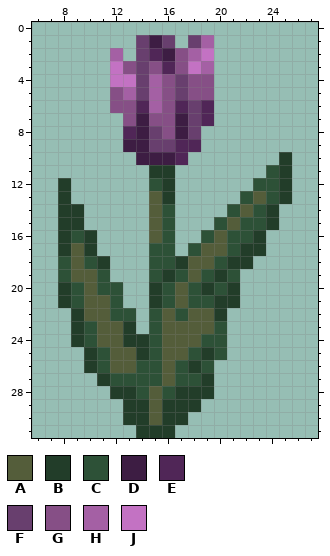
A pixel-art sprite gets an edit: Medival_pack/textures/blocks/flower_tulip_pink.png. This is how it looked before the edit.
The file is 32x32 pixels. Shown: x 6..27, y 0..31.
Palette (. is transparent): A #545d3a  B #223d29  C #2d5137  D #3d1d43  E #502657  F #683f6e  G #864f86  H #a460a4  J #c372c3
Pixels before, first column x 8:
 1 ......FDF.FH......
 2 ....H.FEDGHJ......
 3 ....JGFGEGJH......
 4 ....JJFHGFGG......
 5 ....GHFHGFGG......
 6 ....GGEHGEFE......
 7 .....GDGGDFE......
 8 .....EDFGDF.......
 9 .....DDFFEE.......
10 ......DDDE.......B
11 .......BB.......CB
12 B......CB......CCB
13 B......AB.....CACB
14 BB.....AC....CACB.
15 BB.....AC...CACCB.
16 BCB....AC..CACCB..
17 BAB....CC.CAACBB..
18 CACB...CCBAACBB...
19 CAAC...CBCACBC....
20 BCACC..BCACBCB....
21 BCAAC..BCACCBB....
22 .BAACC.CACAAB.....
23 .BCAAB.CAAAAC.....
24 .BCAABBCAAACC.....
25 ..BCAABCAACBC.....
26 ..BCAACCACBC......
27 ...BCCCCACCB......
28 ....BBCACBBB......
29 .....BBABBB.......
30 .....BBABB........
31 ......BBB.........
After the commit:
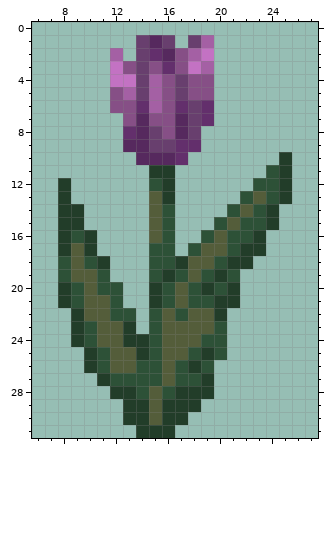
From the commit log: flowers 2 changing the appearance
The exact change:
{"colour":"D","old":"#3d1d43","new":"#56295e"}
{"colour":"E","old":"#502657","new":"#632f6c"}
{"label":"changed","picture_box":[123,35,214,165]}
